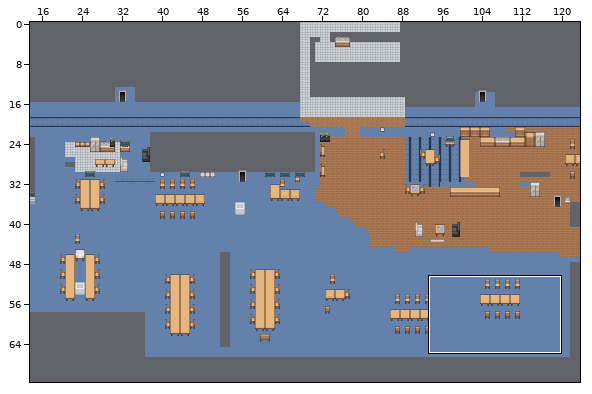
Two versions of a level (Tiled map, levels/webs.tmx). The first picture is a wide view before the edit; the outline marks the close-up.
Close-up. Before the commit:
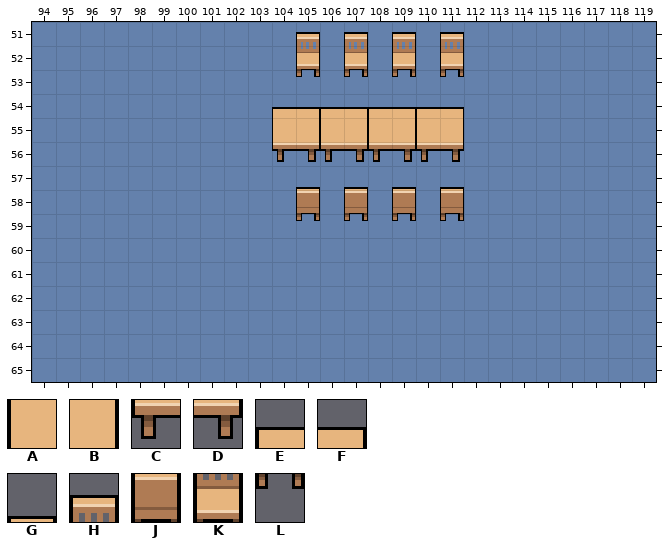
Cells are 16x16 px. Shown: x 94..119, y 51..65. The commit also changed other parts of the map, which this record leaves out. Not drawn, because the pictures are missing: unchanged layer "walls".
Key: from "indoors_2": A 150, B 151, C 227, D 228, E 298, F 299, G 302, H 306, J 376, K 380, L 450.
_ is an empty cell.
Layers that did not change in this view are not listed.
Layer "objects" before, first column x 94:
51 ___________H_H_H_H________
52 ___________K_K_K_K________
53 ___________L_L_L_L________
54 __________EFEFEFEF________
55 __________ABABABAB________
56 __________CDCDCDCD________
57 ___________G_G_G_G________
58 ___________J_J_J_J________
59 ___________L_L_L_L________
60 __________________________
61 __________________________
62 __________________________
63 __________________________
64 __________________________
65 __________________________
After:
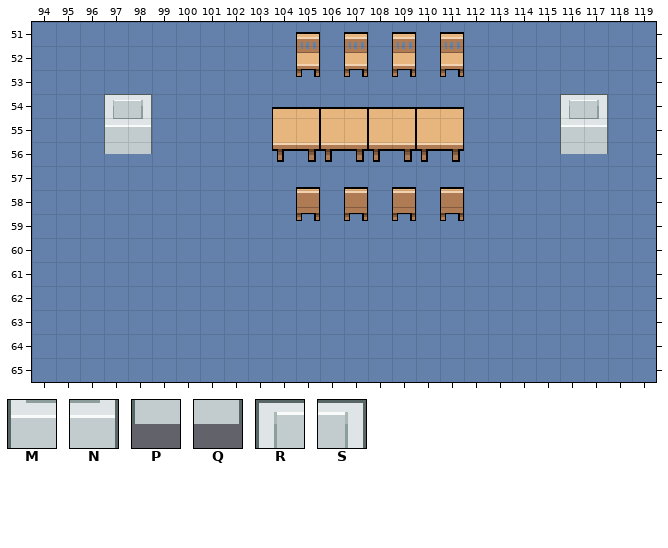
Further tiles: from "indoors_2": M 1347, N 1348, P 1421, Q 1422, R 1495, S 1496.
Edits made:
Layer "objects":
The edit adds tile M in row 55 at x 97 and 116.
The edit adds tile N in row 55 at x 98 and 117.
The edit adds tile P in row 56 at x 97 and 116.
The edit adds tile Q in row 56 at x 98 and 117.
The edit adds tile R in row 54 at x 97 and 116.
The edit adds tile S in row 54 at x 98 and 117.
Pixel boxes of the changes (left, top, right, bottom) in both close-ups:
added: (104, 94, 152, 154)
added: (560, 94, 608, 154)
